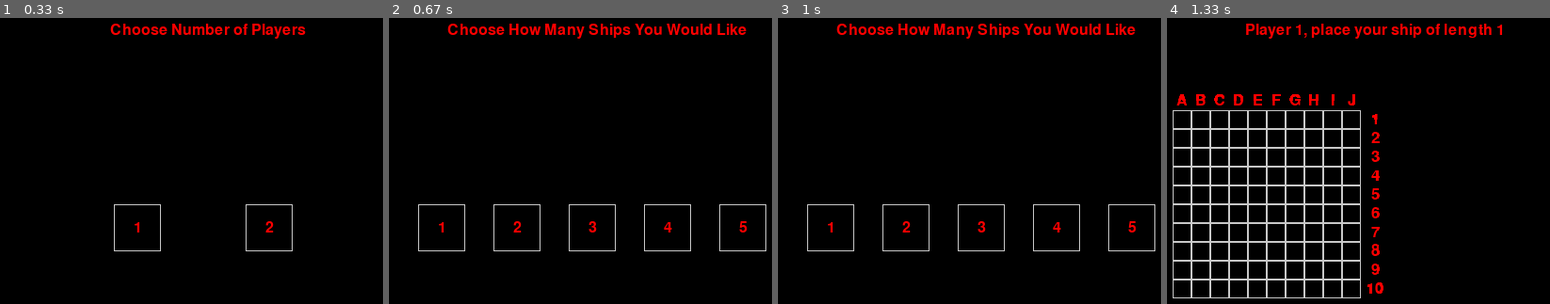
Above: before the commit, frames 1-4 (left to right).
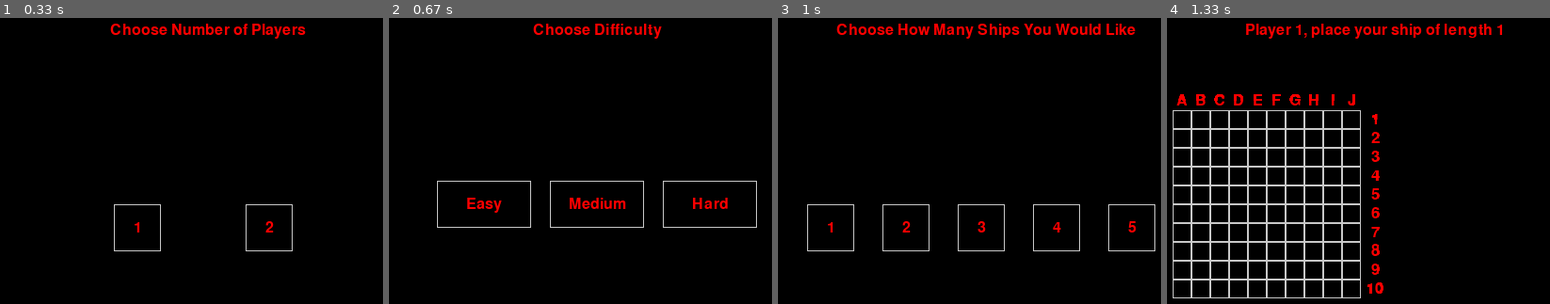
Above: after the commit, the same moments.

Repository: MSTng1811/EECS581_Project1
Game: pygame game, started from battleship.py
Same seed, same stepped clock (60 frames per second), same inputs: the game is played once before the commit and once after it.
Inputs (mouse positions are in pixels of both pictures, inside the frame that each line leads up to):
- Up to frame 1 (0.33 s): no input
- Up to frame 2 (0.67 s): click (526, 226) at 0.38 s
- Up to frame 3 (1 s): click (873, 206) at 0.72 s
- Up to frame 4 (1.33 s): click (1519, 226) at 1.05 s

Frame 1 is identical in both runs. In frame 2, 4.2% of the frame differs, in the area x 7-99%, y 1-82%; in frame 3, nothing differs; in frame 4, nothing differs.

Commit message:
Added difficulty selection menu

Diff:
--- a/add_text.py
+++ b/add_text.py
@@ -34,12 +34,12 @@
 # learned how to do text in pygame and based code off of https://stackoverflow.com/questions/10467863/how-to-remove-replace-text-in-pygame
 # adds text to top of screen
 def add_text(screen, text):
-    # fills the screen black in the area wanted so that previous text doesn't show up still
-    screen.fill(BLACK, (0, 0, 430, 80))
+    # Only fill the top part of the screen where the text should be
+    screen.fill(BLACK, (0, 0, 490, 50))  # Change the height of the filled area
     font = pygame.font.Font('freesansbold.ttf', 16)
     text = font.render(text, True, RED)
     textRect = text.get_rect()
-    textRect.center = (245, 15)
+    textRect.center = (245, 15)  # Keep this in the top area
     screen.blit(text, textRect)
 # adds screen to not show other player's ships in between turns
 def add_black_screen(screen):
--- /dev/null
+++ b/get_difficulty.py
@@ -0,0 +1,113 @@
+import pygame
+import sys
+import add_text
+
+# RGB colors
+BLACK = (0, 0, 0)
+WHITE = (200, 200, 200)
+RED = (255, 0, 0)
+
+# Function to handle difficulty selection
+def set_difficulty(screen):
+    add_text.add_text(screen, 'Choose Difficulty')
+    optionsChosen = False
+
+    # Place the options and save the rects
+    rects = place_options(screen)  # Get the list of rects (rect1, rect2, rect3)
+
+    # Update the display to render the options
+    pygame.display.update()
+
+    while not optionsChosen:
+        pos = pygame.mouse.get_pos()
+        for event in pygame.event.get():
+            if event.type == pygame.QUIT:
+                pygame.quit()
+                sys.exit()
+            elif event.type == pygame.MOUSEBUTTONDOWN:
+                # Get the index for difficulty
+                for i, rect in enumerate(rects):  # Loop through rects and check clicks
+                    if rect.collidepoint(pos):
+                        optionsChosen = True
+                        screen.fill(BLACK, (0, 0, 490, 400))
+                        pygame.display.update()
+                        if i == 0:
+                            return "easy"
+                        elif i == 1:
+                            return "medium"
+                        elif i == 2:
+                            return "hard"
+
+
+
+# Function to place the difficulty options on the screen
+def place_options(screen):
+    screen_width = 490  # Assuming the screen width is 490
+    screen_height = 400  # Assuming the screen height is 400
+    button_width = 100  # Width of each button
+    button_height = 50  # Height of each button
+    spacing = 20  # Space between buttons
+
+    # Calculate the total width of all buttons plus spacing for horizontal alignment
+    total_width = (button_width * 3) + (spacing * 2)
+
+    # Calculate starting x position to center the buttons horizontally
+    start_x = (screen_width - total_width) // 2
+
+    # Calculate y position to center the buttons vertically
+    start_y = (screen_height - button_height) // 2  # Vertically centered
+
+    # Create the button rects, spaced evenly
+    rect1 = pygame.Rect(start_x, start_y, button_width, button_height)
+    rect2 = pygame.Rect(start_x + button_width + spacing, start_y, button_width, button_height)
+    rect3 = pygame.Rect(start_x + (button_width + spacing) * 2, start_y, button_width, button_height)
+
+    # Draw the buttons
+    pygame.draw.rect(screen, WHITE, rect1, 1)
+    pygame.draw.rect(screen, WHITE, rect2, 1)
+    pygame.draw.rect(screen, WHITE, rect3, 1)
+
+    # Add text to the buttons for difficulty
+    font = pygame.font.Font('freesansbold.ttf', 16)
+
+    text = font.render('Easy', True, RED)
+    textRect = text.get_rect()
+    textRect.center = rect1.center
+    screen.blit(text, textRect)
+
+    text = font.render('Medium', True, RED)
+    textRect = text.get_rect()
+    textRect.center = rect2.center
+    screen.blit(text, textRect)
+
+    text = font.render('Hard', True, RED)
+    textRect = text.get_rect()
+    textRect.center = rect3.center
+    screen.blit(text, textRect)
+
+    # Return the rects for collision detection
+    return [rect1, rect2, rect3]
+
+
+
+
+# Function to get which difficulty option was selected
+def get_index(screen, pos):
+    offset = 45
+    # Create rects for difficulty levels
+    rect1 = pygame.Rect(100 + offset, 150, 100, 50)
+    rect2 = pygame.Rect(240 + offset, 150, 100, 50)
+    rect3 = pygame.Rect(160 + offset, 220, 100, 50)
+
+
+    # Check which button was clicked
+    if rect1.collidepoint(pos):
+        print(f"Button 1 clicked")
+        return 1
+    elif rect2.collidepoint(pos):
+        print(f"Button 2 clicked")
+        return 2
+    elif rect3.collidepoint(pos):
+        print(f"Button 3 clicked")
+        return 3
+    return -1
--- a/singleplayer.py
+++ b/singleplayer.py
@@ -6,6 +6,8 @@
 import place_ships
 import get_ships_num
 import battleship
+import get_difficulty
+
 
 def calculate_position_from_grid(row, col, grid_type="target"):
     # Cell size is 20x20 pixels, as defined in createPlayer1TargetGrid
@@ -62,27 +64,25 @@
         print(f"Hits: {hits}, Misses: {misses}")
 
 
-
-
-
-
-
-
-
 def ai_medium(player_ships, target_board, hits, misses, last_hit=None):
     """AI fires randomly until it hits, then fires adjacent cells to sink ships."""
     # TODO: Implement Medium AI
     # If no hit, fire randomly
-    ai_easy(player_ships, target_board, hits, misses)
+    # ai_easy(player_ships, target_board, hits, misses)
+    print("Medium!")
 
 def ai_hard(player_ships, target_board, hits, misses):
     """AI always hits a ship in hard mode."""
     # TODO: Implement hard AI
+    print("Hard!")
+
     return
 
 
 
-def run(ai_difficulty="easy"):
+def run(ai_difficulty = "easy"):
+
+    ai_difficulty = get_difficulty.set_difficulty(battleship.SCREEN)
     print("singleplayer mode with AI difficulty:", ai_difficulty)
 
     # Get the number of ships that the user wants for the game and returns arrays
